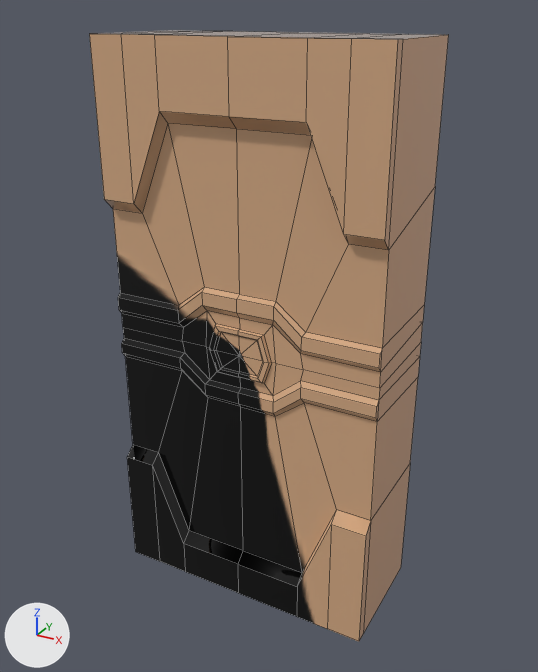
Before and after pictures for a commit that changed the FBX model Assets/Models/Environment/ST_Wall_C.fbx.
Before and after are seen from a camera (50 mm lens) standing at (5.93, -9.56, 10.35) and looking at (0.05, 1.13, 5.01). The lights are fixed; the arrows at lower left show +X, +Y and +Z. Mesh edges are drawn as thin lines. Where no turn or scale is listed for an object, it has been applied to the vertices.

Objects in the first picture: 'ST_Wall_C'.
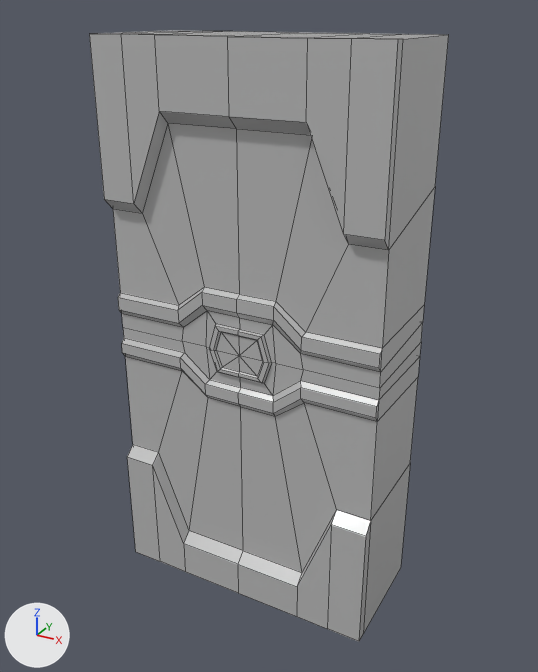
Commit message: 예아
벽노말

The change, as JSON lines over the scene's bpy script:
```json
{"op": "add", "block": "mat_02___default", "code": ["mat_02___default = principled_material('02 - Default')", "mat_02___default.base_color = (0.5, 0.5, 0.5)  # grey #bcbcbc", "mat_02___default.roughness = 0.31", "mat_02___default.coat_weight = 1.0", "mat_02___default.coat_roughness = 0.12"]}
{"block": "me_mesh", "where": "me_mesh.from_pydata(...)  # 214 vertices, 216 faces; spans x -2.5..2.5, y 0.0..2.2, z 0.0..10.0"}
{"block": "me_mesh", "where": "# used by ob_st_wall_c; location = (0.0, 0.0, 0.0)"}
{"op": "remove", "block": "me_mesh", "code": "me_mesh.materials.append(mat_material__25)  # picture img_t_all_texture_d_png"}
{"block": "me_mesh", "change": "me_mesh part 1: edges marked sharp go from 208 to 216"}
{"op": "add", "block": "me_mesh", "code": "me_mesh.materials.append(mat_02___default)  # grey #bcbcbc"}
```

Pixel boxes [x1, y1, x2, y2] of what changed, in the pictures (538 x 672 px):
```json
{"object": "ST_Wall_C", "change": "recoloured, shading changed", "before": [89, 30, 449, 641], "after": [89, 30, 449, 641], "on screen": "brown to grey"}
```
